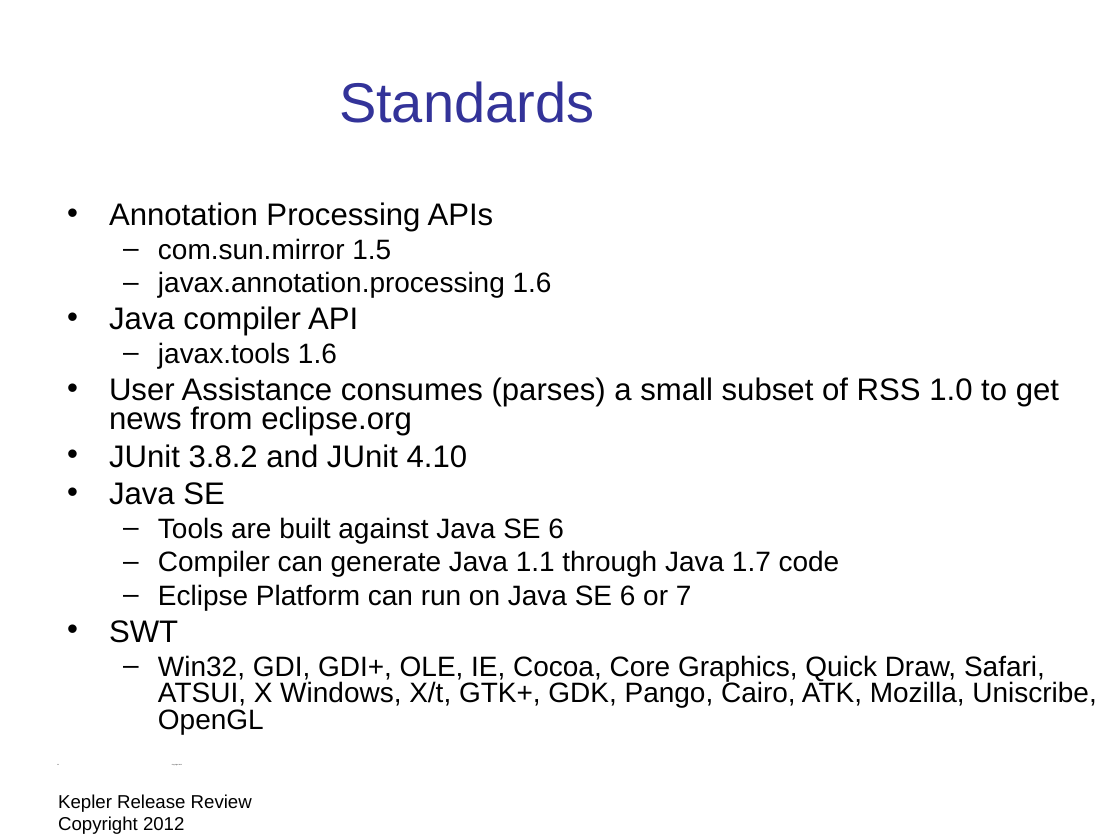
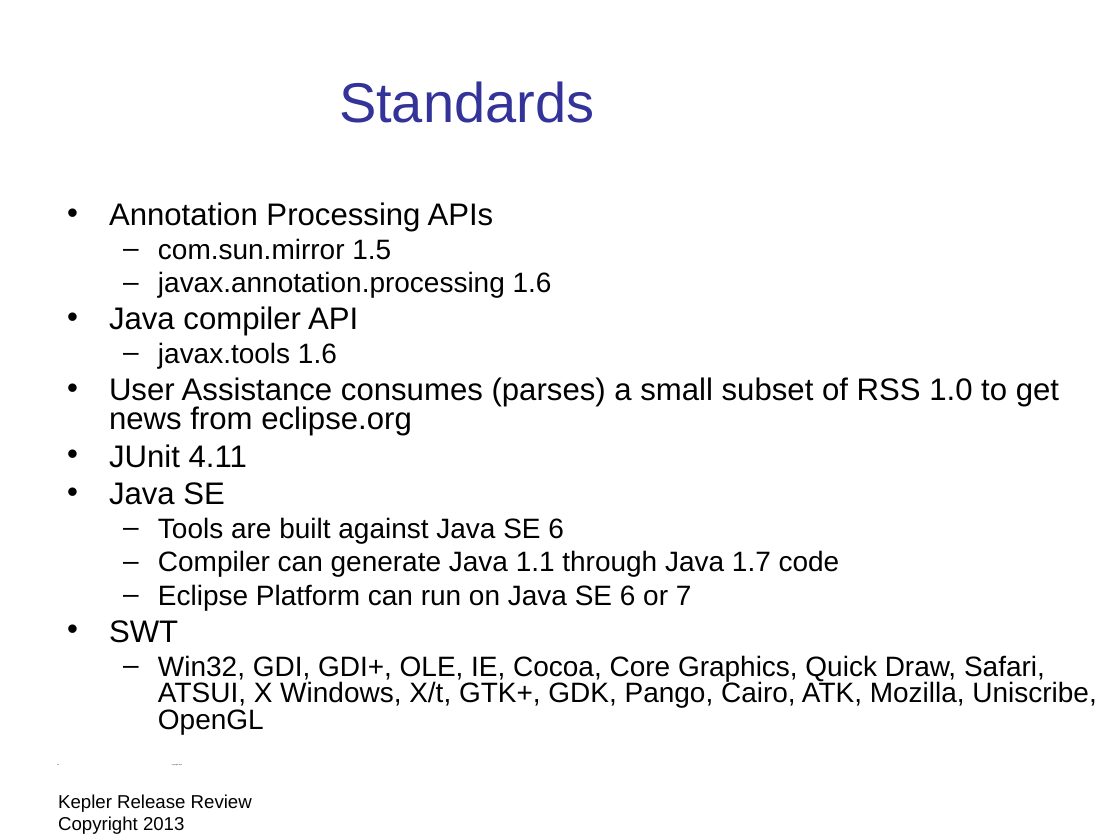
Before and after one commit to eclipse-platform/www.eclipse.org-eclipse-news, a slide deck: slide 20 of presentation/Kepler-release-review/eclipse-kepler-release-review.odp (slide 22 before the commit). Drawn at 1120x840 pixels with LibreOffice and Linux fonts; fonts in the diff are those of the drawing; background and template pictures are left out. Boxes give left, top, right and bottom in pixels: in the first picture for what was removed or moved away, otherwise in the second. Text is boxed around its words. In the diff, an @@ line names an element or a change of style, - is before the commit and + after.

Commit message:
Draft Kepler release review

```diff
--- a/presentation/Kepler-release-review/eclipse-kepler-release-review.odp
+++ b/presentation/Kepler-release-review/eclipse-kepler-release-review.odp
@@ text at (109, 444, 247, 468): text changed @@
-• JUnit 3.8.2 and JUnit 4.10
+• JUnit 4.11
@@ text at (58, 794, 252, 834): text changed @@
-Kepler Release Review Copyright 2012
+Kepler Release Review Copyright 2013
```
Also in this commit, not shown: 24 other slides changed, 1 slide added, 3 slides removed, 2 other files.
